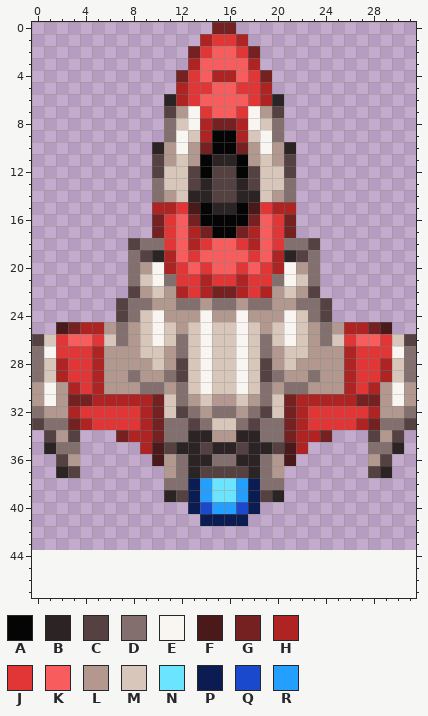
A pixel-art sprite gets an edit: asteroids/sprites/player.png. That is the earlier state.
The file is 32x44 pixels. Colours within 5 levels of each other are drawn and written as one. The old version is drawn lined up with the new one, on the new canvas.
Palette (. is transparent): A #050505  B #2c2424  C #554141  D #836f6d  E #f9f5f1  F #4a1a1a  G #752121  H #af2323  J #e23636  K #f85c5c  L #b2988e  M #d7c6b9  N #6be4ff  P #0a1c51  Q #1b49cd  R #229fff
Pixels before, first column x 0:
 0 ...............GG...............
 1 ..............HJJH..............
 2 .............GJKKJG.............
 3 .............HKKKKH.............
 4 ............GJKHHKJG............
 5 ............HJJKKJJH............
 6 ...........BHJKKKKJHB...........
 7 ...........CLEJKKJELC...........
 8 ...........DMEHGGHEMD...........
 9 ...........DEMHAAHMED...........
10 ..........BLELGAAGLELB..........
11 ..........CLMLABBALMLC..........
12 ..........CMMCACCACMMC..........
13 ..........DMMCBCCBCMMD..........
14 ..........DLMBBCCBBMLD..........
15 ..........HHJFABBAFJHH..........
16 ..........GJKGAAAAGKJG..........
17 ..........GJKHGAAGHKJG..........
18 ........CDDJKHJKKJHKJDDC........
19 ........DCBHKJKKKKJKHBCD........
20 ........DLEHJKJKKJKJHELD........
21 ........DMEDJJHJJHJJDEMD........
22 ........CLMLHJHGGHJHLMLC........
23 .......CDDLLDDLDDLDDLLDDC.......
24 .......CDMELLLELLELLLEMDC.......
25 ..FGHHLDLMEMLMEMMEMLMEMLDLHHGF..
26 CMJKKJMDLMEMDMEMMEMDMEMLDMJKKJMC
27 DEJJJHLLLMMLDMEMMEMDLMMLLLHJJJED
28 DMHJJHLLLLMLCMEMMEMCLMLLLLHJJHMD
29 DMHJJHLLDLLDCMEMMEMCDLLDLLHJJHMD
30 LELHJHLLLDDLDMEMMEMDLDDLLLHJHLEL
31 LELGGHHHHHGMDLMLLMLDMGHHHHHGGLEL
32 DLLHJJJJJHGMCDLDDLDCMGHJJJJJHLLD
33 CDDGHJJJJHGDDCDMMDCDDGHJJJJHGDDC
34 .CLC...GHHGDDBBLLBBDDGHHG...CLC.
35 .BDD.....HFCBBCBBCBBCFH.....DDB.
36 ..CL......FLDBBDDBBDLF......LC..
37 ..BC.......LDBCCCCBDL.......CB..
38 ...........DDPRNNRPDD...........
39 ...........BCPRNNRPCB...........
40 .............PQRRQP.............
41 ..............PPPP..............
And afterwards:
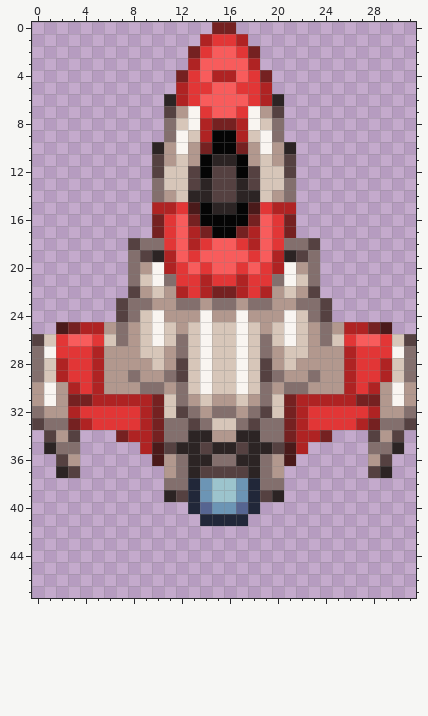
The edit:
canvas 32x44 -> 32x48
Colour N changes from #6be4ff to #9cc4cd.
Colour P changes from #0a1c51 to #212739.
Colour Q changes from #1b49cd to #566591.
Colour R changes from #229fff to #6c95b5.
Where, in picture pixels (left, top, right, bottom), the same in both pictures:
changed: (188, 478, 260, 526)
